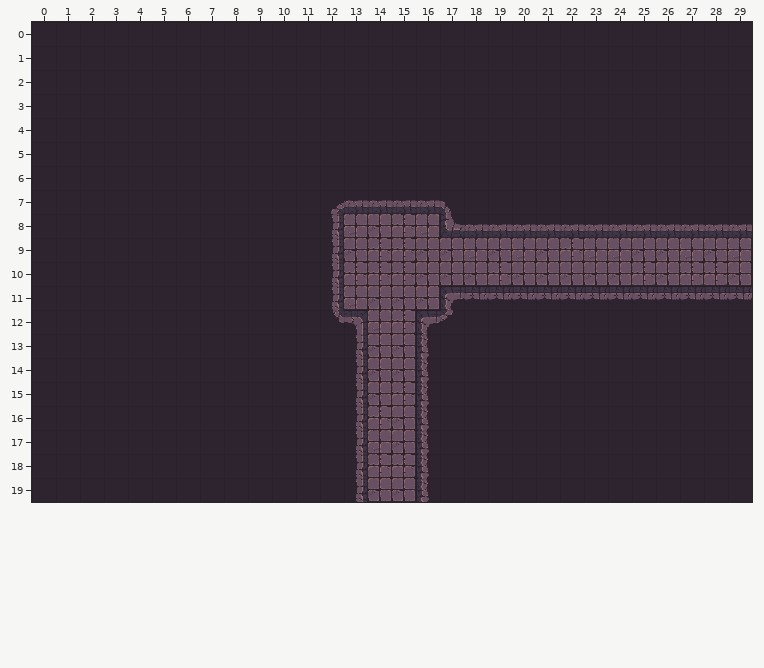
One commit to this Tiled map: assets/maps/Dungeon/Hall/MapxRBx.tmx. Above, as it was before the edit.
Cells are 32x32 px. Shown: x 0..29, y 0..19.
After the commit:
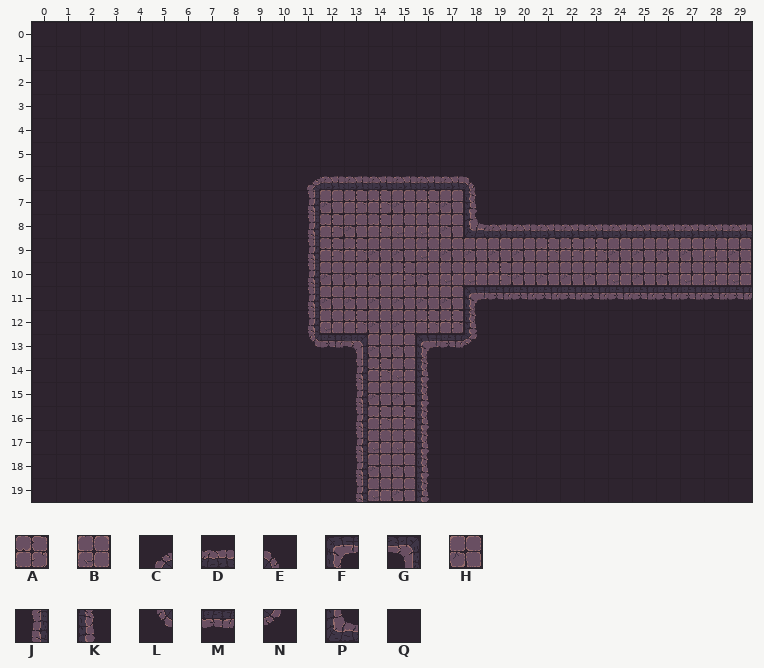
Key: from "Dungeon Crawler Tileset": A 0, B 1, C 2, D 3, E 4, F 5, G 8, H 10, J 12, K 14, L 22, M 23, N 24, P 35, Q 57.
_ is an empty cell.
From old to new:
Layer "Tile layer 1":
y 6: x 11..18 QQQQQQQQ -> CDDDDDDE
y 7: x 11..18 QCDDDDEQ -> JHAAHAHK
y 8: x 11..15 QJBHA -> JAHAB; x 17..18 PD -> HP
y 9: x 11..16 QJHAAH -> JAAHHB; x 18 B -> H; x 20..21 BH -> HA; x 23..24 BB -> AH; x 27..29 BHB -> HBH
y 10: x 11..14 QJAA -> JHHH; x 17..18 HH -> BB; x 24..25 HA -> BH; x 27..29 AAH -> BBB
y 11: x 11..13 QJB -> JHH; x 17..18 FM -> HF
y 12: x 11..18 QLGBAFNQ -> JBAHHAAK
y 13: x 11..13 QQJ -> LMG; x 16..18 KQQ -> FMN
y 14: x 14..15 HH -> AB
y 15: x 15 A -> H
y 16: x 15 H -> A
y 17: x 15 H -> B
y 18: x 14..15 AA -> HH
y 19: x 14 H -> B
Boxes around the changes in both pictures, in picture pixels (x1, y1, x2, y2):
changed: (307, 176, 488, 501)
changed: (512, 238, 559, 261)
changed: (584, 238, 655, 285)
changed: (680, 238, 751, 285)
